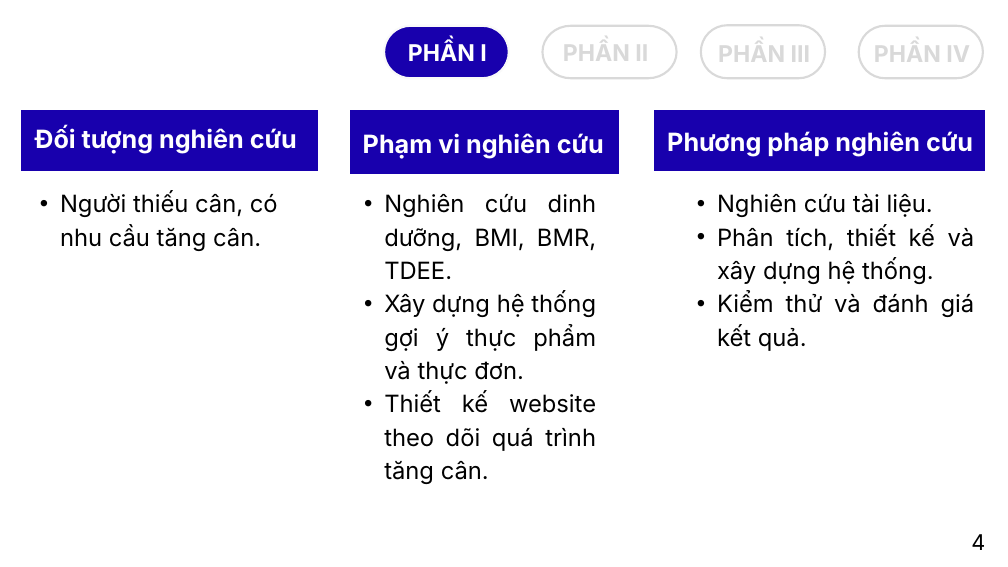
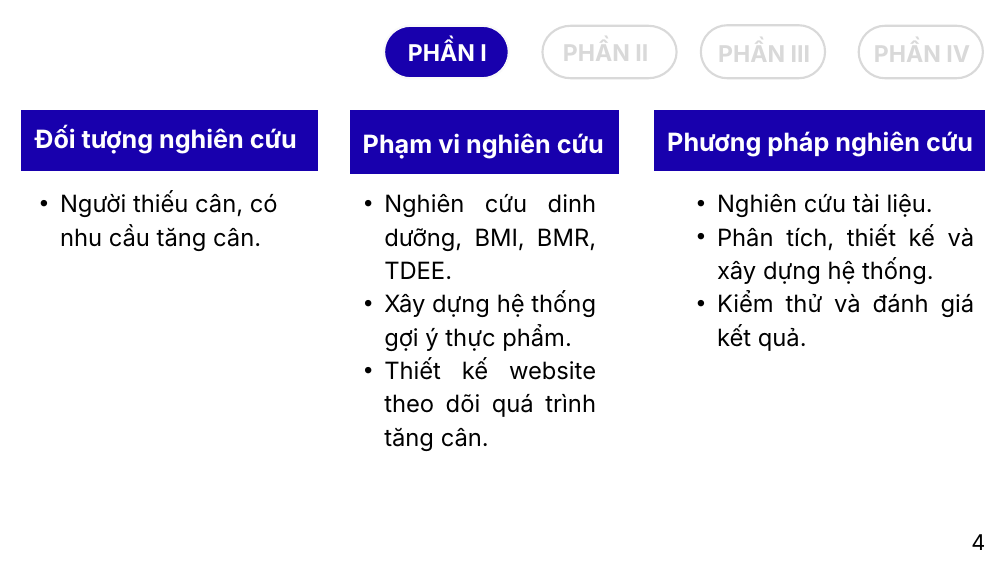
Before and after one commit to tranyennhi02/NutriGain, a slide deck: slide 5 of docs/BAOCAOTOTNGHIEP.pptx. Drawn at 1008x567 pixels with LibreOffice and Linux fonts; fonts in the diff are those of the drawing. Boxes give left, top, right and bottom in pixels: in the first picture for what was removed or moved away, otherwise in the second. Text is boxed around its words. In the diff, an @@ line names an element or a change of style, - is before the commit and + after.

```diff
--- a/docs/BAOCAOTOTNGHIEP.pptx
+++ b/docs/BAOCAOTOTNGHIEP.pptx
@@ text at [384, 292, 596, 351]: text changed @@
-  • Xây dựng hệ thống gợi ý thực phẩm và thực đơn.
+  • Xây dựng hệ thống gợi ý thực phẩm.
```
Also in this commit, not shown: 6 other slides changed, 10 other files.
